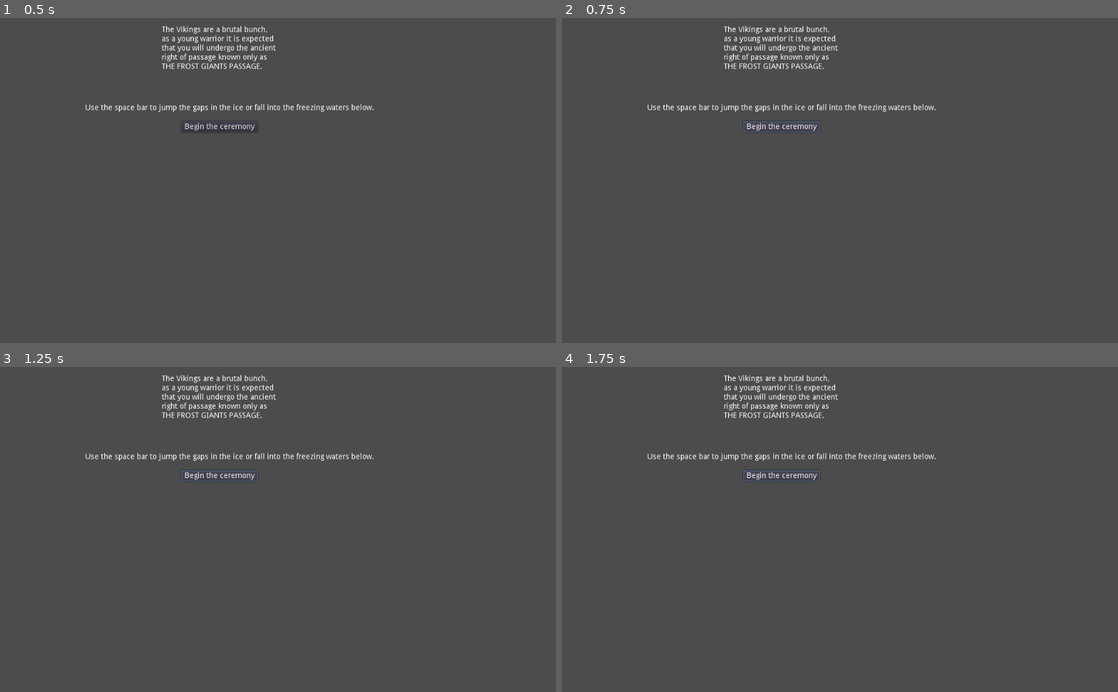
Above: before the commit, frames 1-4 (two rows, left to right).
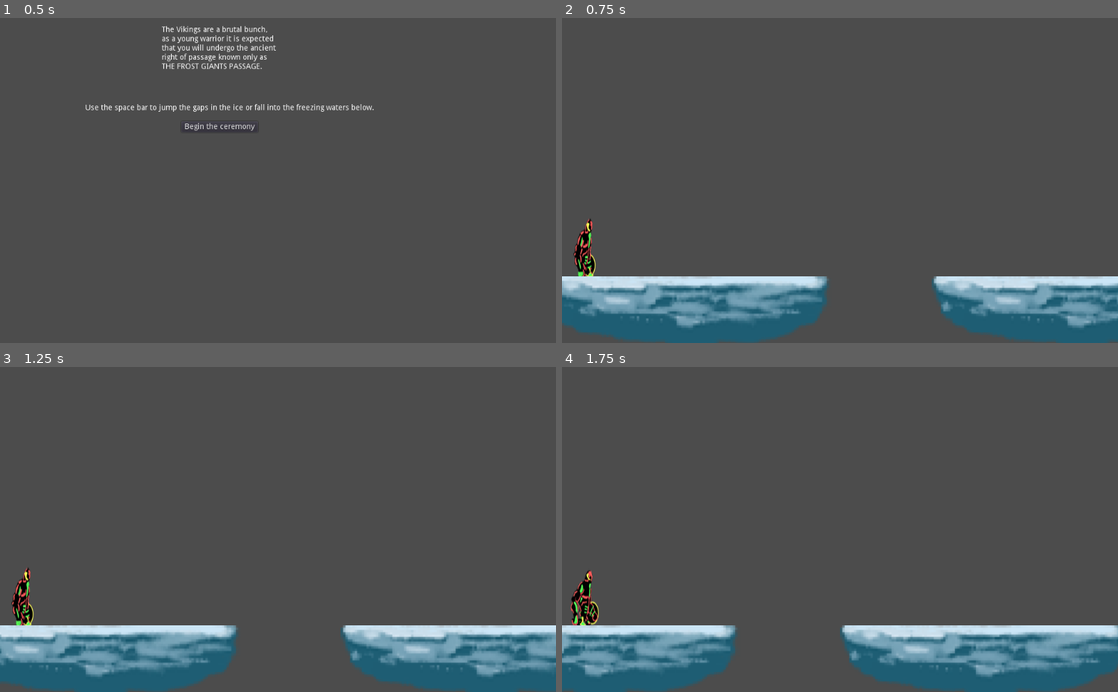
Above: after the commit, the same moments.

Repository: HillTopRhythm/PASSAGE-ECGJ
Game: Godot game, scene res://start screen.tscn
Same seed, same stepped clock (60 frames per second), same inputs: the game is played once before the commit and once after it.
Inputs (mouse positions are in pixels of both pictures, inside the frame that each line leads up to):
- Up to frame 1 (0.5 s): no input
- Up to frame 2 (0.75 s): click "Begin the ceremony" at 0.5 s
- Up to frame 3 (1.25 s): no input
- Up to frame 4 (1.75 s): click (784, 477) at 1.25 s, where only the run before the commit has a clickable "Begin the ceremony"

Frame 1 is identical in both runs. In frame 2, 17% of the frame differs, in the area x 0-100%, y 2-100%; in frame 3, 17%; in frame 4, 17%.

Commit message:
added winbox

Diff:
--- a/Passage/main scene.tscn
+++ b/Passage/main scene.tscn
@@ -1,11 +1,11 @@
-[gd_scene load_steps=18 format=2]
-
-[ext_resource path="res://EN_BackGround(3).png" type="Texture" id=1]
-[ext_resource path="res://player.gd" type="Script" id=2]
-[ext_resource path="res://CH_Viking_SS.png" type="Texture" id=3]
-[ext_resource path="res://Area2D.gd" type="Script" id=4]
-[ext_resource path="res://Vikinggamejam_1 (1).ogg" type="AudioStream" id=5]
-[ext_resource path="res://EN_Platform1.png" type="Texture" id=6]
+[gd_scene load_steps=19 format=2]
+
+[ext_resource path="res://player.gd" type="Script" id=1]
+[ext_resource path="res://CH_Viking_SS.png" type="Texture" id=2]
+[ext_resource path="res://Area2D.gd" type="Script" id=3]
+[ext_resource path="res://Vikinggamejam_1 (1).ogg" type="AudioStream" id=4]
+[ext_resource path="res://EN_Platform1.png" type="Texture" id=5]
+[ext_resource path="res://winbox.gd" type="Script" id=6]
 
 [sub_resource type="RectangleShape2D" id=1]
 extents = Vector2( 29.1588, 55.4017 )
@@ -126,25 +126,14 @@
 radius = 22.6162
 height = 180.809
 
+[sub_resource type="RectangleShape2D" id=15]
+extents = Vector2( 39.8879, 82.6847 )
+
 [node name="main scene" type="Node2D"]
-
-[node name="EN_BackGround(3)" type="TextureRect" parent="."]
-margin_left = -53.6504
-margin_top = -769.796
-margin_right = 1846.35
-margin_bottom = 471.204
-texture = ExtResource( 1 )
-
-[node name="EN_BackGround(3)2" type="TextureRect" parent="."]
-margin_left = 1846.05
-margin_top = -769.796
-margin_right = 3746.05
-margin_bottom = 471.204
-texture = ExtResource( 1 )
 
 [node name="player" type="KinematicBody2D" parent="."]
 position = Vector2( 54.282, 226.603 )
-script = ExtResource( 2 )
+script = ExtResource( 1 )
 __meta__ = {
 "_edit_group_": true
 }
@@ -192,7 +181,7 @@
 shape = SubResource( 3 )
 
 [node name="Particles2D" type="Particles2D" parent="kill box"]
-position = Vector2( 217.583, -39.0533 )
+position = Vector2( 260.423, -8.9064 )
 rotation = -1.53811
 scale = Vector2( 2.29041, 8.4079 )
 emitting = false
@@ -215,7 +204,7 @@
 shape = SubResource( 3 )
 
 [node name="Particles2D" type="Particles2D" parent="kill box2"]
-position = Vector2( 217.583, -39.0533 )
+position = Vector2( 260.423, -8.9064 )
 rotation = -1.53811
 scale = Vector2( 2.29041, 8.4079 )
 emitting = false
@@ -238,7 +227,7 @@
 shape = SubResource( 3 )
 
 [node name="Particles2D" type="Particles2D" parent="kill box3"]
-position = Vector2( 217.583, -39.0533 )
+position = Vector2( 260.423, -8.9064 )
 rotation = -1.53811
 scale = Vector2( 2.29041, 8.4079 )
 emitting = false
@@ -292,13 +281,26 @@
 }
 
 [node name="Sprite" type="Sprite" parent="iceberg4"]
-texture = ExtResource( 6 )
+texture = ExtResource( 5 )
 
 [node name="CollisionShape2D" type="CollisionShape2D" parent="iceberg4"]
 position = Vector2( 0, -8.14508 )
 rotation = 1.57079
 shape = SubResource( 14 )
 
+[node name="winbox" type="Area2D" parent="."]
+position = Vector2( 762.456, 216.523 )
+script = ExtResource( 6 )
+__meta__ = {
+"_edit_group_": true
+}
+
+[node name="CollisionShape2D" type="CollisionShape2D" parent="winbox"]
+position = Vector2( 3.70129, -1.85062 )
+shape = SubResource( 15 )
+
 [connection signal="body_entered" from="kill box" to="kill box" method="_on_Area2D_body_entered"]
 [connection signal="body_entered" from="kill box2" to="kill box2" method="_on_Area2D_body_entered"]
 [connection signal="body_entered" from="kill box3" to="kill box3" method="_on_Area2D_body_entered"]
+[connection signal="area_entered" from="winbox" to="winbox" method="_on_winbox_area_entered"]
+[connection signal="body_entered" from="winbox" to="winbox" method="_on_winbox_body_entered"]
--- /dev/null
+++ b/Passage/winbox.gd
@@ -0,0 +1,12 @@
+extends Area2D
+
+
+
+
+func _on_winbox_area_entered(area):
+	print("win")
+
+
+
+func _on_winbox_body_entered(body):
+	print("WIN")
Not shown: 7 places in Passage/main scene.tscn that only renumber resources
